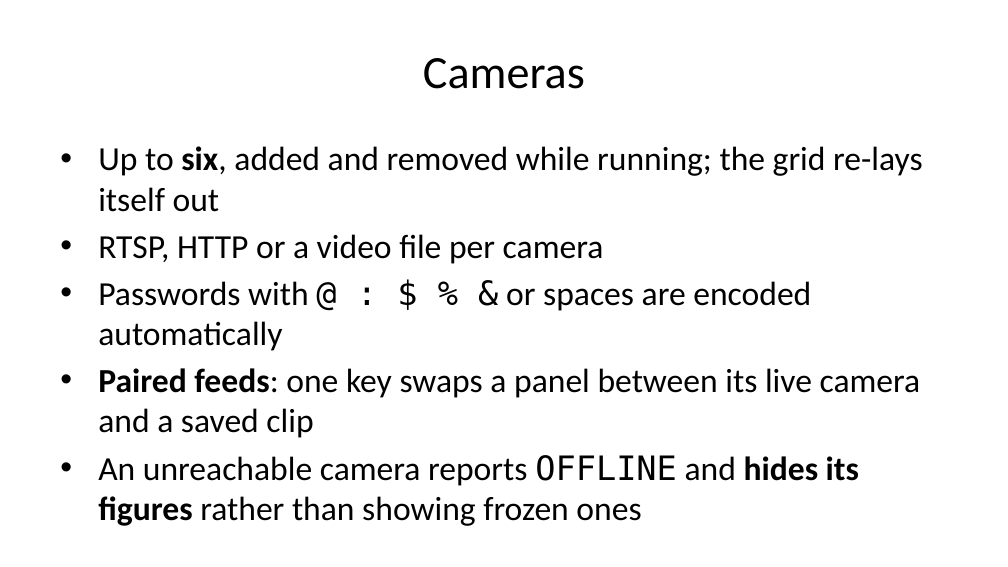
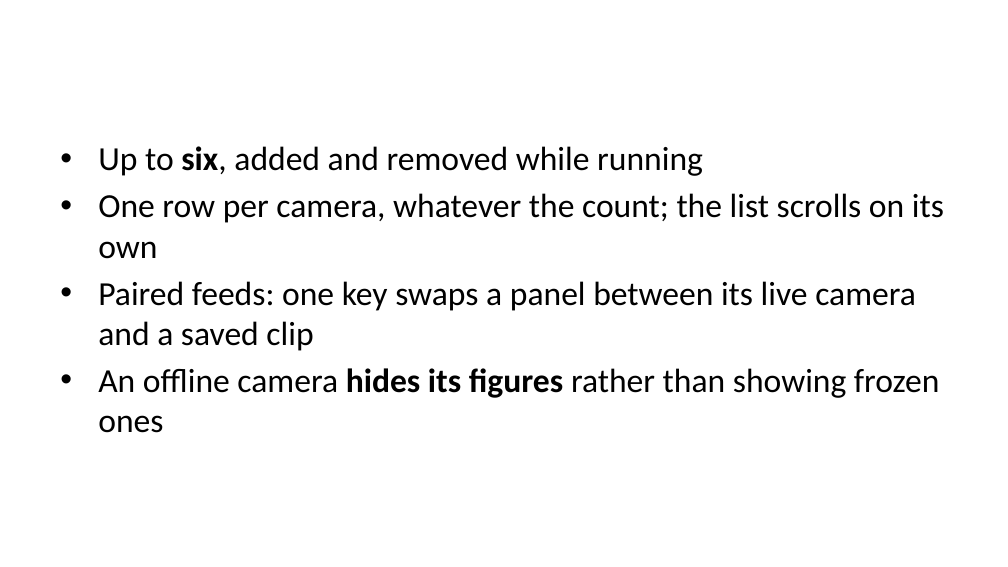
Before and after one commit to felixyustian/visitor-counting-console, a slide deck: slide 22 of docs/Visitor-Counting-Console-Deck.pptx (slide 10 before the commit). Drawn at 1008x567 pixels with LibreOffice and Linux fonts; fonts in the diff are those of the drawing. Boxes give left, top, right and bottom in pixels: in the first picture for what was removed or moved away, otherwise in the second. Text is boxed around its words. In the diff, an @@ line names an element or a change of style, - is before the commit and + after.

```diff
--- a/docs/Visitor-Counting-Console-Deck.pptx
+++ b/docs/Visitor-Counting-Console-Deck.pptx
@@ title removed at (x1=423, y1=58, x2=585, y2=89) @@
-Cameras
@@ text at (x1=98, y1=146, x2=944, y2=259): text changed @@
-• Up to six, added and removed while running; the grid re-lays itself out
-• RTSP, HTTP or a video file per camera
-• Passwords with @ : $ % & or spaces are encoded automatically
+• Up to six, added and removed while running
+• One row per camera, whatever the count; the list scrolls on its own
@@ text at (x1=98, y1=281, x2=916, y2=351): bold off in "Paired feeds:" @@
@@ text at (x1=98, y1=368, x2=940, y2=433): text changed @@
-• An unreachable camera reports OFFLINE and hides its figures rather than showing frozen ones
+• An offline camera hides its figures rather than showing frozen ones
```
Also in this commit, not shown: 11 other slides changed, 14 slides added, 1 slide removed, 17 other files.
